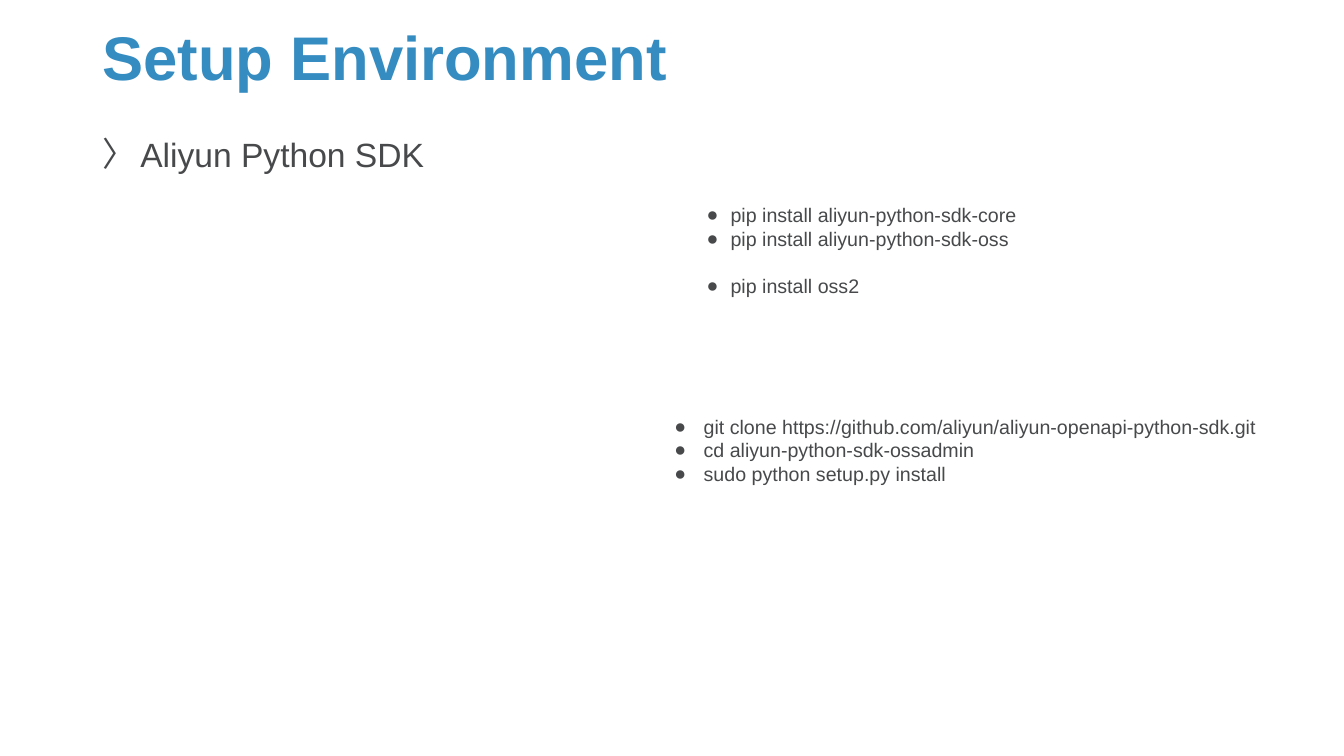
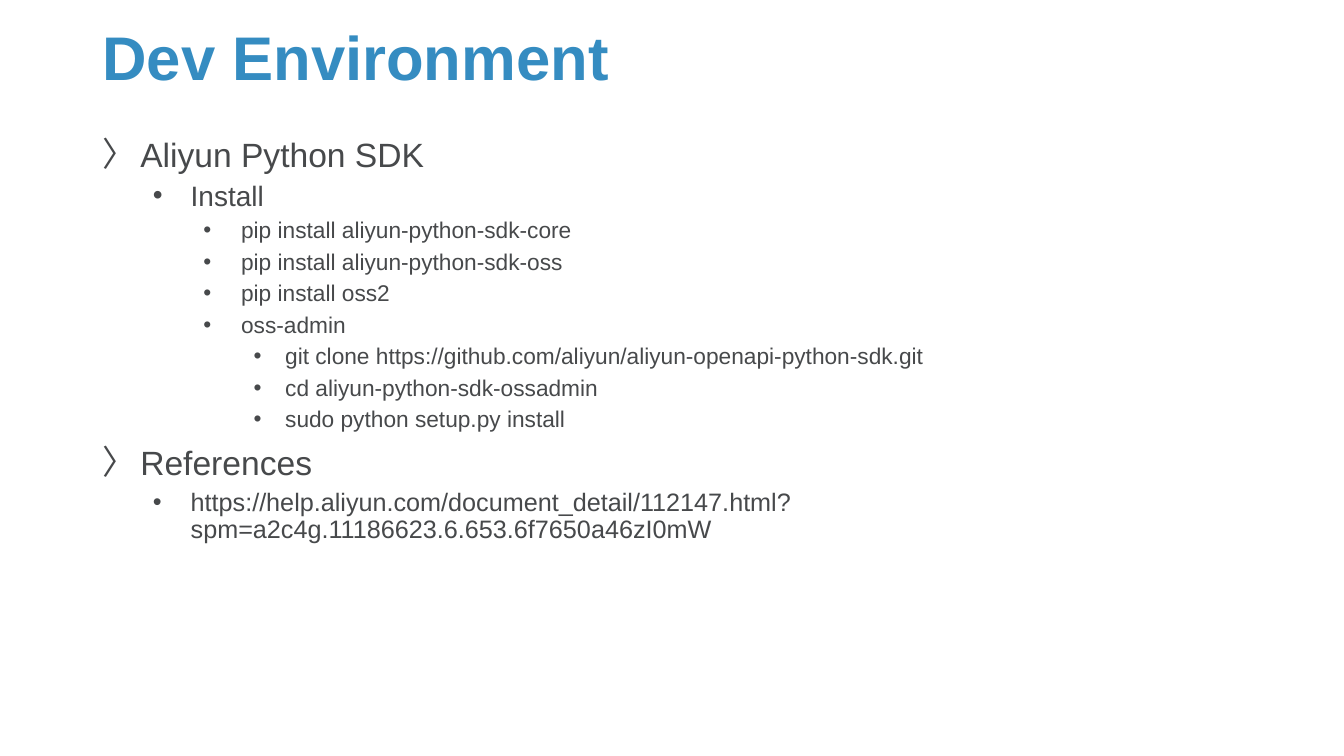
Before and after one commit to Sparks-Lu/TechNotes, a slide deck: slide 6 of Web/Aliyun-Notes.pptx (slide 4 before the commit). Drawn at 1344x756 pixels with LibreOffice and Linux fonts; fonts in the diff are those of the drawing; background and template pictures are left out. Boxes give left, top, right and bottom in pixels: in the first picture for what was removed or moved away, otherwise in the second. Text is boxed around its words. In the diff, an @@ line names an element or a change of style, - is before the commit and + after.

```diff
--- a/Web/Aliyun-Notes.pptx
+++ b/Web/Aliyun-Notes.pptx
@@ title at (x1=102, y1=35, x2=608, y2=81): text changed @@
-Setup Environment
+Dev Environment
@@ text at (x1=140, y1=185, x2=923, y2=544): paragraphs added @@
+  • Install
+    • pip install aliyun-python-sdk-core
+    • pip install aliyun-python-sdk-oss
+    • pip install oss2
+    • oss-admin
+      • git clone https://github.com/aliyun/aliyun-openapi-python-sdk.git
+      • cd aliyun-python-sdk-ossadmin
+      • sudo python setup.py install
+〉 References
+  • https://help.aliyun.com/document_detail/112147.html?spm=a2c4g.11186623.6.653.6f7650a46zI0mW
@@ text removed at (x1=731, y1=207, x2=1017, y2=297) @@
-  ● pip install aliyun-python-sdk-core
-  ● pip install aliyun-python-sdk-oss
-  ● pip install oss2
@@ text removed at (x1=704, y1=419, x2=1255, y2=485) @@
-  ● git clone https://github.com/aliyun/aliyun-openapi-python-sdk.git
-  ● cd aliyun-python-sdk-ossadmin
-  ● sudo python setup.py install
```
Also in this commit, not shown: 2 other slides changed, 3 slides added, 8 other files.
